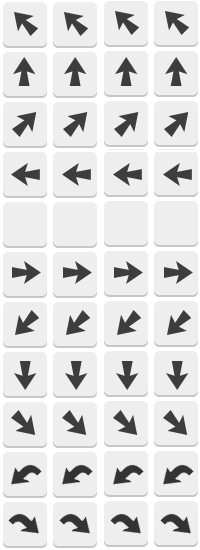
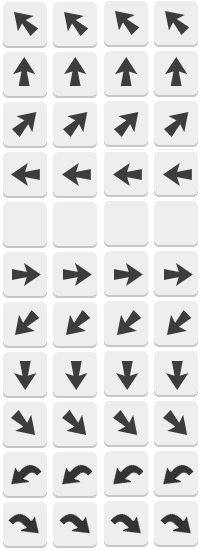
The second 200 x 550 image is a revision of the first. Changes to its layers:
added layer "Pasted Layer" above "j" over [12, 263, 193, 286]
painted on "j" over [12, 261, 193, 284]
